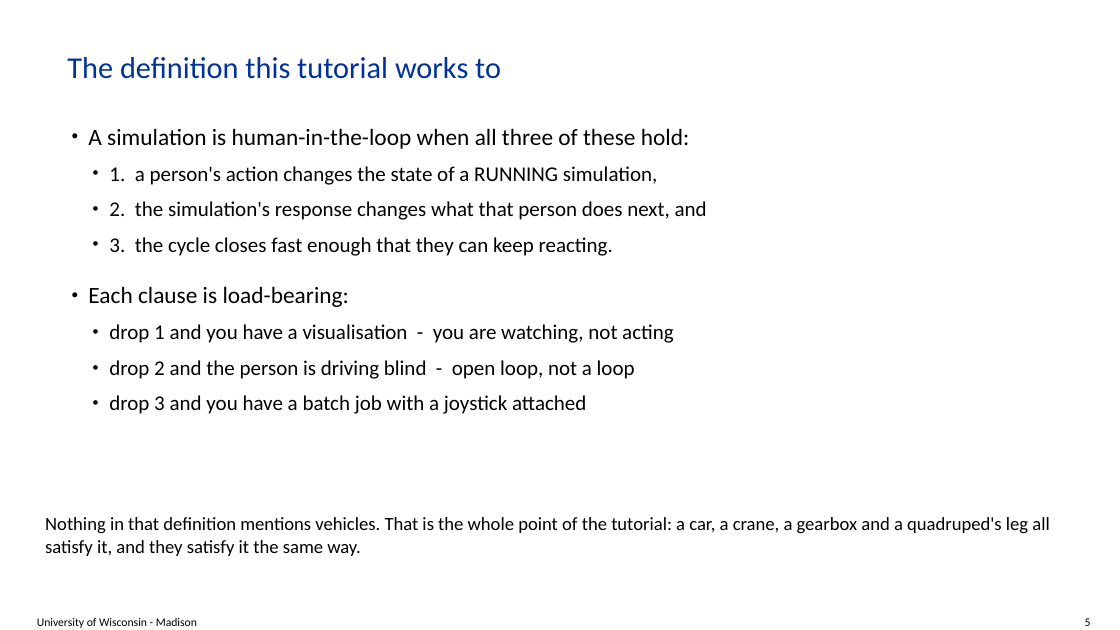
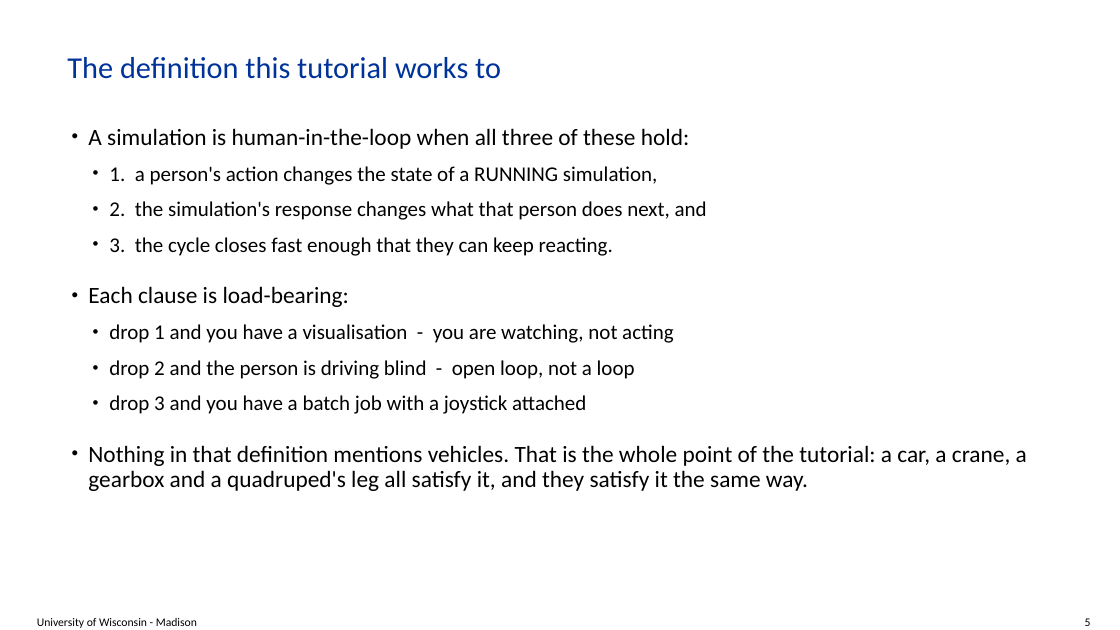
Before and after one commit to ksha23/chrono-hil-tutorial, a slide deck: slide 5 of tutorial_HIL_driver.pptx. Drawn at 1120x630 pixels with LibreOffice and Linux fonts; fonts in the diff are those of the drawing; background and template pictures are left out. Boxes give left, top, right and bottom in pixels: in the first picture for what was removed or moved away, otherwise in the second. Text is boxed around its words. In the diff, an @@ line names an element or a change of style, - is before the commit and + after.

```diff
--- a/tutorial_HIL_driver.pptx
+++ b/tutorial_HIL_driver.pptx
@@ text at (88, 445, 1027, 491): paragraph added @@
+• Nothing in that definition mentions vehicles. That is the whole point of the tutorial: a car, a crane, a gearbox and a quadruped's leg all satisfy it, and they satisfy it the same way.
@@ text removed at (45, 517, 1049, 556) @@
-Nothing in that definition mentions vehicles. That is the whole point of the tutorial: a car, a crane, a gearbox and a quadruped's leg all satisfy it, and they satisfy it the same way.
```
Also in this commit, not shown: 16 other slides changed, 2 other files.
